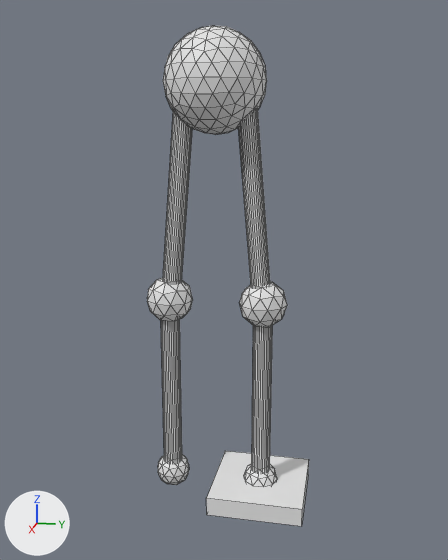
The Blender file Assets/Endoskeleton.blend, before and after one commit.
Both versions are drawn from a 50 mm lens placed at (3.07, 0.66, -0.22), pointed at (0.05, 0.05, -0.97). Every picture has the same lights, and +X, +Y and +Z are marked at lower left. Mesh edges are drawn as thin lines.
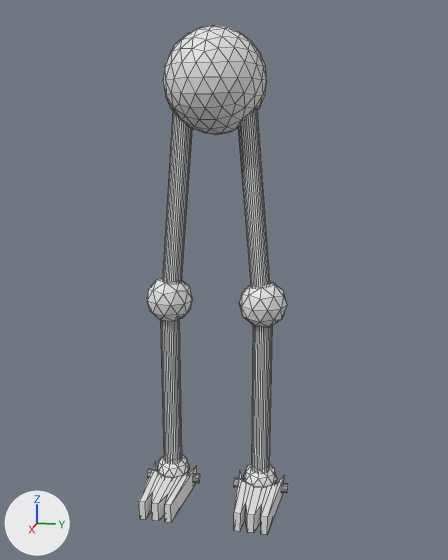
Commit message: Lower half of Endoskeleton model finished

Changed parts and their boxes (x1, y1, x2, y2) in the pictures (448 x 560 px):
'Cylinder', reshaped (6% wider, 10% taller)
    before: (147, 26, 287, 487)
    after: (139, 26, 288, 534)
'Cube', deleted
    before: (206, 451, 309, 526)
part 1 of me_cylinder, added
    after: (147, 469, 200, 483)
part 2 of me_cylinder, added
    after: (233, 478, 288, 493)
part 3 of me_cylinder, added
    after: (234, 473, 284, 534)
part 4 of me_cylinder, added
    after: (139, 463, 197, 522)

What changed in the scene script:
```text
Change me_cylinder:
    used by ob_cylinder; location = (0.0, 0.2, -0.6); rotation_euler = (0.0873, 0.0, 0.0), in degrees (5, 0, 0)
    remove me_cylinder.from_pydata(...)  # 586 vertices, 776 faces; spans x -0.25..0.25, y -0.67..0.13, z -1.59..0.86
    add me_cylinder.from_pydata(...)  # 786 vertices, 916 faces; spans x -0.25..0.35, y -0.73..0.13, z -1.61..0.86
    me_cylinder part 1: the loose piece of 64 vertices spanning x -0.05..0.05, y -0.53..-0.26, z -0.47..0.54 is copied, and the copy is turned 95 degrees about the x axis through its middle and scaled by 0.302, then moved by (0.0, -0.18, -1.54); it spans x -0.03..0.03, y -0.73..-0.43, z -1.54..-1.47
    me_cylinder part 2: the loose piece of 64 vertices spanning x -0.05..0.05, y -0.63..-0.44, z -1.46..-0.45 is copied, and the copy is turned 90 degrees about the x axis through its middle and scaled by 0.302, then moved by (0.0, 0.45, -0.59); it spans x -0.03..0.03, y -0.24..0.07, z -1.59..-1.51
    me_cylinder part 3: a new loose piece of 36 vertices spanning x -0.05..0.35, y -0.21..0.04, z -1.61..-1.49
    me_cylinder part 4: a new loose piece of 36 vertices spanning x -0.05..0.35, y -0.71..-0.45, z -1.57..-1.44
Remove ob_cube:
    ob_cube = bpy.data.objects.new('Cube', me_cube_001)
    ob_cube.location = (0.0, 0.25, -2.15)
```
